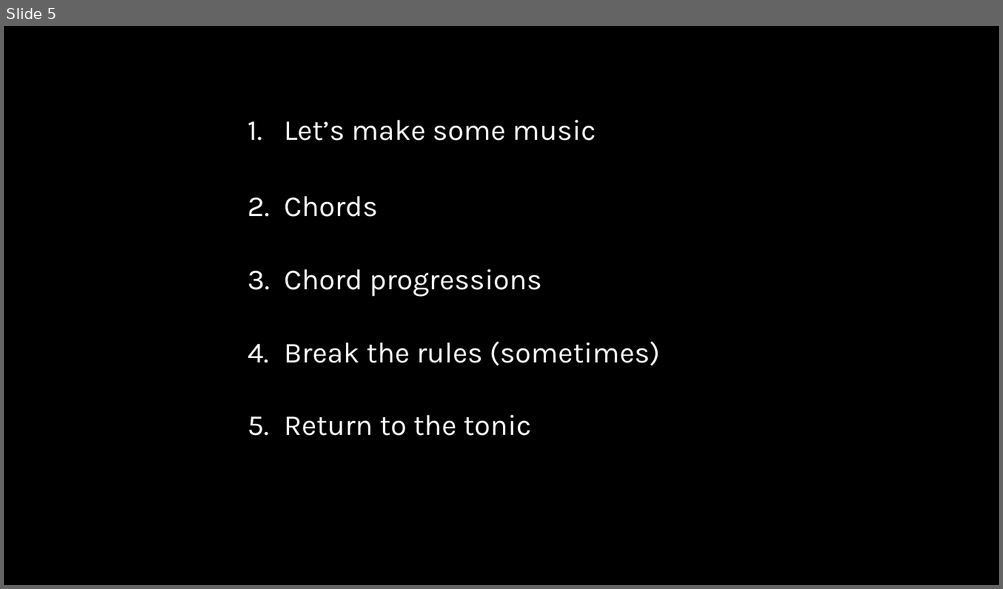
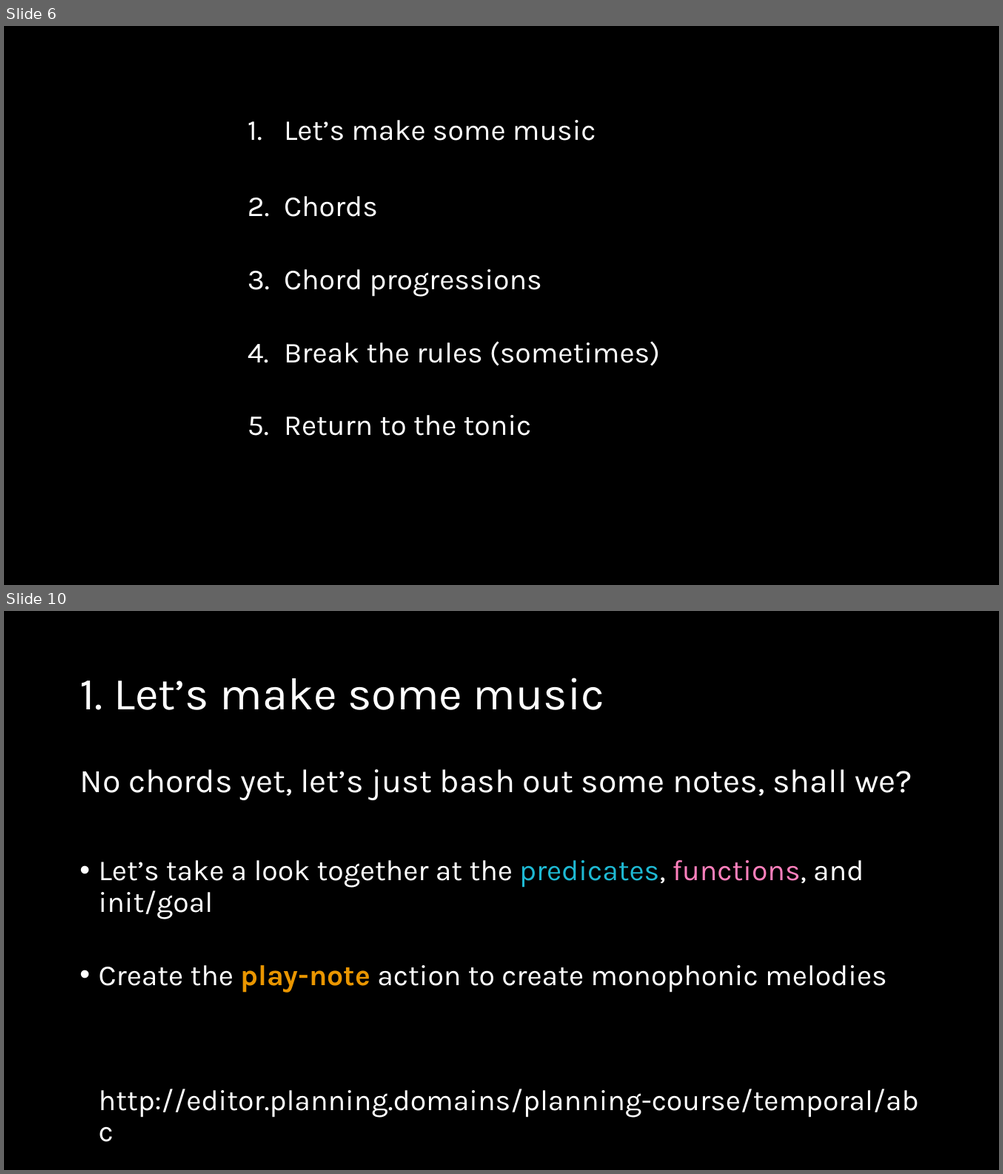
Before and after one commit to AI-Planning/modeling-in-pddl, a slide deck: exercises/cisc-813/temporal/slides.pptx. Shown one above the other, each under a label of ours: slide 5 before the commit, slides 6 and 10 after it; the slides between them are not shown. The pictures are 1003x589 and 1003x1174 pixels, drawn with LibreOffice and Linux fonts; fonts in the diff are those of the drawing. Boxes give left, top, right and bottom in pixels: in the first picture for what was removed or moved away, otherwise in the second. Text is boxed around its words. In the diff, an @@ line names an element or a change of style, - is before the commit and + after.

Commit message:
Finished the slide deck for the temporal exercise.

```diff
--- a/exercises/cisc-813/temporal/slides.pptx
+++ b/exercises/cisc-813/temporal/slides.pptx
@@ slide 10 added at [4,611,999,1170], background #000000 @@
@@ title added at [79,678,604,710], 44 pt, text #FFFFFF @@
+1. Let’s make some music
@@ text added at [79,769,919,1118], 28 pt, text #FFFFFF @@
+No chords yet, let’s just bash out some notes, shall we?
+• Let’s take a look together at the predicates, functions, and init/goal
+• Create the play-note action to create monophonic melodies
+  http://editor.planning.domains/planning-course/temporal/abc
@@ what was slide 5 is now slide 6 @@
```
Also in this commit, not shown: 10 slides changed, 5 other slides added, 3 slides removed.
